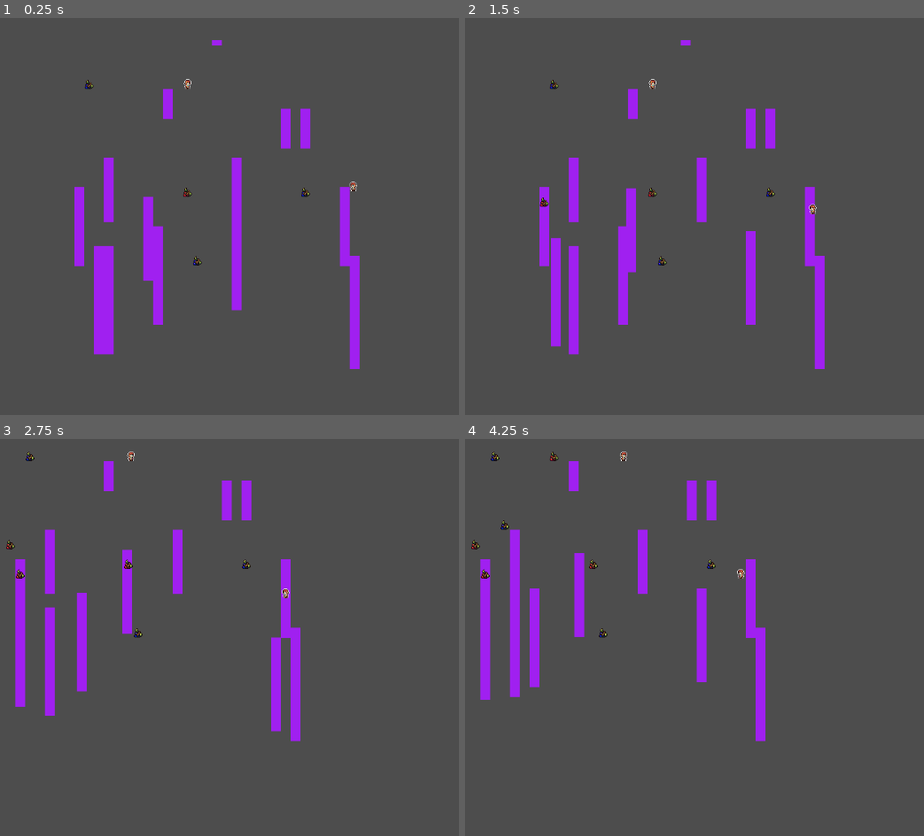
Above: before the commit, frames 1-4 (two rows, left to right).
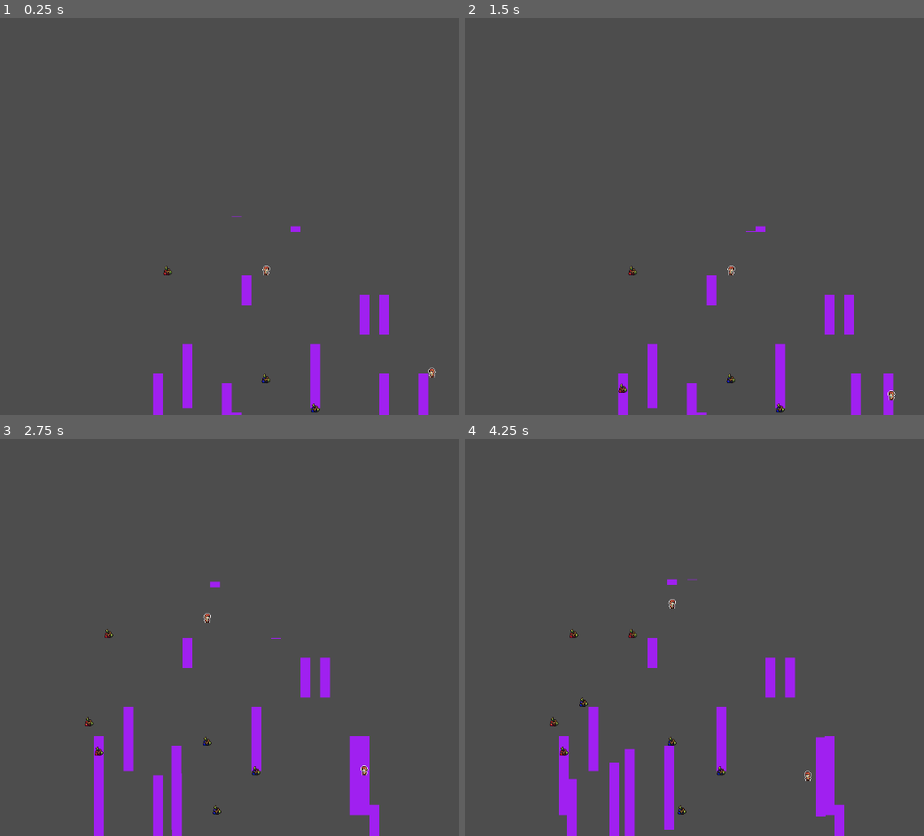
Above: after the commit, the same moments.

Repository: EcceMars/Distant-Sellsword
Game: Godot game, scene res://MAIN.tscn
The game is run twice, just before and just after one commit, with the same random seed, the same clock (stepped at 60 frames per second) and the same inputs.
Inputs (mouse positions are in pixels of both pictures, inside the frame that each line leads up to):
- Up to frame 1 (0.25 s): no input
- Up to frame 2 (1.5 s): move the mouse to (850, 196) at 0.52 s; hold D (move_right) 0.53-1.28 s; click (850, 196) at 0.6 s; move the mouse to (556, 236) at 1.27 s; hold S (move_down) from 1.28 s (still down); tap Middle mouse button (pan_camera) at 1.35 s
- Up to frame 3 (2.75 s): move the mouse to (302, 550) at 2.02 s; release S (move_down) at 2.03 s; hold D (move_right) from 2.03 s (still down); tap Space (space) at 2.1 s
- Up to frame 4 (4.25 s): move the mouse to (662, 716) at 2.77 s; release D (move_right) at 2.78 s; hold W (move_up) 2.78-3.53 s; tap Mouse wheel down (wheel_down) at 2.85 s; move the mouse to (910, 697) at 3.52 s; hold A (move_left) from 3.53 s (still down); tap Mouse wheel up (wheel_up) at 3.6 s

The runs differ from the first frame. In frame 1, 8.3% of the frame differs, in the area x 16-95%, y 5-100%; in frame 2, 8.2%; in frame 3, 9.7%; in frame 4, 10%, in the area x 1-83%, y 3-100%.

Commit message:
moving_on

Diff:
--- a/MAIN.gd
+++ b/MAIN.gd
@@ -23,7 +23,7 @@
 	# Spawn world entities
 	for _i:int in 8:  REG.AR_REG.spawn(ArchetypeRegistry.Type.TREE)
 	for _i:int in 4:  REG.AR_REG.spawn(ArchetypeRegistry.Type.VILLAGER)
-	for _i:int in 3:  REG.AR_REG.spawn(ArchetypeRegistry.Type.DUCK)
+	for _i:int in 4:  REG.AR_REG.spawn(ArchetypeRegistry.Type.DUCK)
 	for _i:int in 4:  REG.AR_REG.spawn(ArchetypeRegistry.Type.BERRY)
 
 	var player_uid:int = REG.AR_REG.spawn(ArchetypeRegistry.Type.ACTOR)
--- a/components/MemoryComponent.gd
+++ b/components/MemoryComponent.gd
@@ -16,7 +16,7 @@
 
 ## All currently remembered entities, keyed by their uid.
 var entries:Dictionary[int, MemoryEntry] = {}
-var focus_limit:int = 8
+var focus_limit:int = 32
 
 # Vision parameters
 var vision_range:float = 5.0 * REG.SCALE		## How far it sees
@@ -57,6 +57,47 @@
 		_evict_oldest()
 
 	entries[uid] = MemoryEntry.new(uid, relation, position, tick)
+## Forces the entity to scan its immediate surroundings and update memory
+## with all visible entities. Returns array of newly discovered uids.
+func look(owner_uid:int, current_tick:int) -> Array[int]:
+	var updated_uids:Array[int] = []
+
+	# Get owner's position and vision triangle
+	var mov:MovementComponent = REG.get_component(owner_uid, BaseComponent.Flag.MOVEMENT)
+	if not mov:
+		return updated_uids
+
+	var BEHAV_SYS:BehaviorSystem = REG.SYSTEMS.get("BehaviorSystem")
+	if not BEHAV_SYS:
+		return []
+
+	var vision_triangle:Triangle2D = build_vision_triangle(mov)
+
+	# Get all entities with visual components (visible things)
+	var visible_uids:Array[int] = REG.get_entities_by(BaseComponent.Flag.VISUAL)
+
+	for target_uid:int in visible_uids:
+		if target_uid == owner_uid:
+			continue  # Skip self
+
+		# Get target's position
+		var target_mov:MovementComponent = REG.get_component(target_uid, BaseComponent.Flag.MOVEMENT)
+		if not target_mov:
+			continue
+
+		# Check if target is within vision triangle
+		if not vision_triangle.has_point(target_mov.position):
+			continue
+
+		# Determine relation to target
+		var relation:Relation = BEHAV_SYS._classify(target_uid)
+
+		# Remember what we saw
+		remember(target_uid, relation, target_mov.position, current_tick)
+		updated_uids.append(target_uid)
+
+	last_update_tick = current_tick
+	return updated_uids
 ## Builds the vision [Triangle2D] for this entity based on its [MovementComponent].
 func build_vision_triangle(mov:MovementComponent)->Triangle2D:
 	var faces_right:bool = true
@@ -87,7 +128,7 @@
 ## Evicts the entry with the lowest [member MemoryEntry.last_tick].
 func _evict_oldest()->void:
 	var oldest_uid:int  = -1
-	var oldest_tick:int = 10_000
+	var oldest_tick:int = 100_000_000_000
 	for uid:int in entries:
 		if entries[uid].last_tick < oldest_tick:
 			oldest_tick = entries[uid].last_tick
@@ -115,3 +156,5 @@
 		relation		= _relation
 		last_position	= _position
 		last_tick		= _tick
+	func _to_string()->String:
+		return "%d (%d) was last seen at " % [uid, relation] + str(last_position)
--- a/components/StatsComponent.gd
+++ b/components/StatsComponent.gd
@@ -60,7 +60,7 @@
 	var message:String = get_script().get_global_name()
 	var list:Dictionary[String, float] = {}
 	if blood: list["Blood"] = blood.ratio()
-	if energy: list["Enery"] = energy.ratio()
+	if energy: list["Energy"] = energy.ratio()
 	if hunger: list["Hunger"] = hunger.ratio()
 	if thirst: list["Thrist"] = thirst.ratio()
 	return message + str(list)
--- a/components/VisualComponent.gd
+++ b/components/VisualComponent.gd
@@ -9,7 +9,9 @@
 
 var sprite:Node = null
 var sprite_type:SpriteType = SpriteType.DEBUG
+
 var queue_destroy:bool = false
+var destroy_time:float = 0.0
 
 ## Animation state (only used when sprite_type == ANIMATED)
 var current_animation:String = "idle"
--- a/components/behaviors/BaseBehavior.gd
+++ b/components/behaviors/BaseBehavior.gd
@@ -22,12 +22,12 @@
 @export_range(0.0, 1.0, 0.1) var priority:float = 0.1
 
 @export_category("Health cost")
-@export var blood:float = 0.5
-@export var energy:float = 0.01
-@export var hunger:float = 0.05
-@export var thirst:float = 0.01
+@export var blood:float = 0.00005
+@export var energy:float = 0.00001
+@export var hunger:float = 0.00005
+@export var thirst:float = 0.00001
 
-func get_priority()->float: return 0.0
+func get_priority(_uid:int)->float: return 0.0
 func act(_uid:int)->void: pass
 func on_enter()->void: pass
 func on_exit()->void: pass
--- a/components/behaviors/FleeBehavior.gd
+++ b/components/behaviors/FleeBehavior.gd
@@ -4,7 +4,9 @@
 
 func _init()->void:
 	behavior_name = "Flee"
-func get_priority()->float:
+	type = Type.FLEE
+	active = true
+func get_priority(_uid:int)->float:
 	if not active: return 0.0
 	return priority
 func activate(_uid:int)->void: pass
--- a/components/behaviors/IdleBehavior.gd
+++ b/components/behaviors/IdleBehavior.gd
@@ -5,8 +5,9 @@
 func _init()->void:
 	behavior_name = "Idle"
 	type = Type.IDLE
-
-func get_priority()->float:
+	priority = 0.1
+	active = true
+func get_priority(_uid:int)->float:
 	if not active: return 0.0
 	return priority
 func activate(_uid:int)->void: pass
--- a/components/behaviors/InputBehavior.gd
+++ b/components/behaviors/InputBehavior.gd
@@ -5,8 +5,8 @@
 func _init()->void:
 	behavior_name = "Input"
 	type = Type.INPUT
-
-func get_priority()->float:
+	active = true
+func get_priority(_uid:int)->float:
 	if not active: return 0.0
 	return priority
 func activate(_uid:int)->void: pass
--- a/components/behaviors/RestBehavior.gd
+++ b/components/behaviors/RestBehavior.gd
@@ -5,9 +5,9 @@
 func _init()->void:
 	behavior_name = "Rest"
 	type = Type.REST
-
-func get_priority()->float:
+	active = true
+func get_priority(_uid:int)->float:
 	if not active: return 0.0
 	return priority
 func activate(_uid:int)->void: pass
-func act(uid:int)->void: pass
+func act(_uid:int)->void: pass
--- a/components/behaviors/SeekFoodBehavior.gd
+++ b/components/behaviors/SeekFoodBehavior.gd
@@ -10,6 +10,9 @@
 ## How much thirst is restored on eating.
 const EAT_THIRST:float = 10.0
 
+const LOOK_AROUND_INTERVAL:float = 0.5
+var look_latency:float = 0.0
+
 ## UID of the food item currently being pursued. -1 means none.
 var _target_uid:int = -1
 
@@ -17,15 +20,16 @@
 	behavior_name = "SeekFood"
 	type = Type.SEEK_FOOD
 	priority = 0.0			# Computed dynamically in get_priority()
+	active = true
 ## Raises priority when the entity is hungry; returns 0 when inactive or well-fed.
 ## Outbids [WanderBehavior] (0.2) once hunger drops below 60 %.
-func get_priority() -> float:
+func get_priority(_uid:int)->float:
 	if not active:
 		return 0.0
+	#var stats:StatsComponent = REG.get_component(uid, REG.C_FLAGS.STATS)
+	#if not stats or not stats.hunger: return 0.0
+	#priority = 1.0 - stats.hunger.ratio()
 
-	# We need a uid to inspect — BehaviorSystem passes none here, so we scan.
-	# Priority is computed entity-agnostically: caller is expected to have called
-	# activate(uid) before the selection round. See [method activate].
 	return priority
 ## Called by BehaviorSystem before _select_behavior to let the behavior
 ## inspect its own entity and set a meaningful priority.
@@ -36,10 +40,8 @@
 		priority = 0.0
 		return
 
-	# Hunger ratio: 1.0 = full, 0.0 = starving.
-	# Kick in below 60 %, outbid Wander (0.2) below 40 %.
 	var hunger_ratio:float = stats.hunger.ratio()
-	if hunger_ratio < 0.6:
+	if hunger_ratio < 0.2:
 		priority = lerp(0.21, 0.9, 1.0 - hunger_ratio / 0.6)
 	else:
 		priority = 0.0
@@ -76,21 +78,49 @@
 		var mov_sys: MovementSystem = REG.SYSTEMS.get("MovementSystem")
 		if mov_sys:
 			mov_sys.add_move(uid, food_pos)
+## Performs the look-around behavior, turning if nothing found
+func _look_around(uid:int, mem:MemoryComponent)->bool:
+	# Perform the actual vision scan
+	var found:Array[int] = mem.look(uid, REG.tick)
 
+	# If we found something, reset latency and return true
+	if not found.is_empty():
+		look_latency = 0.0
+		return true
+
+	# Nothing found, accumulate look time
+	look_latency += REG.DELTA
+
+	# If we've been looking too long without finding anything, turn around
+	if look_latency >= LOOK_AROUND_INTERVAL:
+		var mov_component:MovementComponent = REG.get_component(uid, REG.C_FLAGS.MOVE)
+		if mov_component and mov_component.movable:
+			# Turn to face the opposite direction
+			mov_component.movable.faces_right = !mov_component.movable.faces_right
+			# Reset latency to start the look cycle again
+			look_latency = 0.0
+
+	return false
 ## Clears the cached target so this entity looks for a new one next tick.
 func on_exit() -> void:
 	_target_uid = -1
 ## Returns the UID of the closest FOOD memory entry, or -1 if none exist.
-func _nearest_food_uid(uid: int, mem: MemoryComponent) -> int:
-	var food_entries: Array[MemoryComponent.MemoryEntry] = \
+func _nearest_food_uid(uid:int, mem:MemoryComponent)->int:
+	var found_something:bool = _look_around(uid, mem)
+	var food_entries:Array[MemoryComponent.MemoryEntry] = \
 		mem.get_by_relation(MemoryComponent.Relation.FOOD)
 	if food_entries.is_empty():
 		return -1
 
-	var mov: MovementComponent = REG.get_component(uid, BaseComponent.Flag.MOVEMENT)
+	var mov:MovementComponent = REG.get_component(uid, BaseComponent.Flag.MOVEMENT)
+	if found_something:
+		if mov:
+			for entry:MemoryComponent.MemoryEntry in food_entries:
+					if entry.last_tick == REG.tick and _is_valid_target(entry.uid):
+						return entry.uid
+
 	if not mov:
-		return food_entries[0].uid
-
+		return food_entries[0].uid if food_entries else -1
 	var best_uid: int    = -1
 	var best_dist: float = INF
 
@@ -101,12 +131,11 @@
 		if dist < best_dist:
 			best_dist = dist
 			best_uid  = entry.uid
-
 	return best_uid
 
 ## Returns the best known world position for [param food_uid]:
 ## the live entity position if available, otherwise the last-seen memory position.
-func _food_position(food_uid: int, mem: MemoryComponent) -> Vector2:
+func _food_position(food_uid:int, mem:MemoryComponent) -> Vector2:
 	var live_pos: Vector2 = REG.get_ent_position(food_uid)
 	if live_pos != -Vector2.ONE:
 		return live_pos
@@ -116,22 +145,31 @@
 	return Vector2.ZERO
 
 ## Returns true if [param food_uid] still refers to a living item entity.
-func _is_valid_target(food_uid: int) -> bool:
+func _is_valid_target(food_uid:int)->bool:
 	if food_uid == -1:
 		return false
-	return REG.has_components(food_uid, BaseComponent.Flag.ITEM)
+	var item:ItemComponent = REG.get_component(food_uid, BaseComponent.Flag.ITEM)
+	return item != null
 
 ## Restores stats and destroys the food entity.
 func _eat(eater_uid:int, food_uid:int) -> void:
-	var stats: StatsComponent = REG.get_component(eater_uid, BaseComponent.Flag.STATS)
+	var stats:StatsComponent = REG.get_component(eater_uid, BaseComponent.Flag.STATS)
 	if stats:
 		if stats.energy: stats.energy.recover(EAT_ENERGY)
 		if stats.hunger: stats.hunger.recover(EAT_HUNGER)
 		if stats.thirst: stats.thirst.recover(EAT_THIRST)
 	# Forget the entry so memory stays consistent
-	var mem: MemoryComponent = REG.get_component(eater_uid, BaseComponent.Flag.MEMORY)
+	var mem:MemoryComponent = REG.get_component(eater_uid, BaseComponent.Flag.MEMORY)
 	if mem:
 		mem.forget(food_uid)
+	var food_vis:VisualComponent = REG.get_component(food_uid, REG.C_FLAGS.VISUAL)
+	if food_vis:
+		var ANI_SYS:AnimationSystem = REG.SYSTEMS.get("AnimationSystem")
+		if ANI_SYS:
+			_consume_food(food_vis, ANI_SYS)
+func _consume_food(food_vis:VisualComponent, ANI_SYS:AnimationSystem)->void:
+	ANI_SYS._shake_sprite(food_vis.sprite)
+	ANI_SYS.burst_particles(food_vis.sprite)
 
-	REG.destroy_entity(food_uid)
-	print(food_uid, " is being consumed...")
+	food_vis.destroy_time = 0.5
+	food_vis.queue_destroy = true
--- a/components/behaviors/WanderBehavior.gd
+++ b/components/behaviors/WanderBehavior.gd
@@ -11,8 +11,9 @@
 	behavior_name = "Wander"
 	type = Type.WANDER
 	priority = 0.2
+	active = true
 
-func get_priority()->float:
+func get_priority(_uid:int)->float:
 	if not active: return 0.0
 	return priority
 func act(uid:int)->void:
--- a/registries/BehaviorRegistry.gd
+++ b/registries/BehaviorRegistry.gd
@@ -6,11 +6,12 @@
 const BEHAV_CFLAG:BaseComponent.Flag = BaseComponent.Flag.BEHAVIOR
 
 var BEHAVIORS:Dictionary[BaseBehavior.Type, GDScript] = {
-	BaseBehavior.Type.FLEE:		FleeBehavior,
-	BaseBehavior.Type.IDLE:		IdleBehavior,
-	BaseBehavior.Type.INPUT:	InputBehavior,
-	BaseBehavior.Type.REST:		RestBehavior,
-	BaseBehavior.Type.WANDER:	WanderBehavior,
+	BaseBehavior.Type.FLEE:			FleeBehavior,
+	BaseBehavior.Type.IDLE:			IdleBehavior,
+	BaseBehavior.Type.INPUT:		InputBehavior,
+	BaseBehavior.Type.REST:			RestBehavior,
+	BaseBehavior.Type.SEEK_FOOD:	SeekFoodBehavior,
+	BaseBehavior.Type.WANDER:		WanderBehavior,
 }
 
 ## Cache for behavior instances
--- a/registries/REGISTRY.gd
+++ b/registries/REGISTRY.gd
@@ -5,6 +5,8 @@
 enum C_FLAGS {
 	ANIM = BaseComponent.Flag.ANIMATION_STATE,
 	BEHAV = BaseComponent.Flag.BEHAVIOR,
+	ITEM = BaseComponent.Flag.ITEM,
+	MEMORY = BaseComponent.Flag.MEMORY,
 	MOVE = BaseComponent.Flag.MOVEMENT,
 	STATS = BaseComponent.Flag.STATS,
 	VISUAL = BaseComponent.Flag.VISUAL
@@ -84,6 +86,13 @@
 ## Uses swap-and-pop pattern for O(1) removal.
 func destroy_entity(uid:int)->void:
 	if not _is_valid_entity(uid): return
+
+	var item:ItemComponent = get_component(uid, C_FLAGS.ITEM)
+	if item:
+		IT_REG.unregister_item(uid)
+	var visual:VisualComponent = get_component(uid, C_FLAGS.VISUAL)
+	if visual:
+		visual.clear()
 
 	# Get the last entity's data
 	var last_uid:int = _open_uid - 1
--- a/systems/AnimationSystem.gd
+++ b/systems/AnimationSystem.gd
@@ -45,3 +45,61 @@
 
 	# Default to idle
 	return AC_STATE.IDLE
+func _shake_sprite(sprite:Node2D, duration:float = 0.2, intensity:float = 5.0)->void:
+	if not sprite or not sprite.is_inside_tree() or not sprite.position: return
+
+	var original_position:Vector2 = sprite.position
+	var elapsed:float = 0.0
+
+	# Create a tween for the shake effect
+	var tween:Tween = REG.CANVAS.create_tween()
+	tween.set_parallel(true)
+
+	# Shake by randomly offsetting position over time
+	while elapsed < duration:
+		var offset:Vector2 = Vector2(
+			randf_range(-intensity, intensity),
+			randf_range(-intensity, intensity)
+		)
+		tween.tween_property(sprite, "position", original_position + offset, 0.05)
+		elapsed += 0.05
+
+	# Return to original position
+	tween.tween_property(sprite, "position", original_position, 0.05)
+func burst_particles(sprite:Node2D, color:Color = Color.RED, amount:int = 8) -> void:
+	if not sprite or not sprite.is_inside_tree() or not sprite.position: return
+
+	# Create a temporary particles node
+	var particles:GPUParticles2D = GPUParticles2D.new()
+
+	# Create a simple particle material
+	var material:ParticleProcessMaterial = ParticleProcessMaterial.new()
+	material.color = color
+	material.direction = Vector3.UP * -1  # Spread upward
+	material.spread = 180.0  # Spread in all directions
+	material.gravity = Vector3(0, 200, 0)  # Slight downward gravity
+	material.initial_velocity_min = 50.0
+	material.initial_velocity_max = 100.0
+	material.scale_min = 0.5
+	material.scale_max = 1.5
+
+	# Configure the particles node
+	particles.process_material = material
+	particles.amount = amount
+	particles.explosiveness = 1.0  # Burst all at once
+	particles.one_shot = true
+	particles.lifetime = 0.8
+
+	# Set position to the visual component's location
+	if sprite:
+		particles.position = sprite.position + Vector2(8, 8)  # Center of 16x16 sprite
+	else:
+		particles.position = Vector2(16, 16)  # Default position
+
+	# Add to scene and emit
+	REG.CANVAS.add_child(particles)
+	particles.emitting = true
+
+	# Clean up when done
+	await REG.CANVAS.get_tree().create_timer(particles.lifetime + 0.1).timeout
+	particles.queue_free()
--- a/systems/BehaviorSystem.gd
+++ b/systems/BehaviorSystem.gd
@@ -5,10 +5,11 @@
 ## How many ticks between perception updates, keyed by behavior type.
 ## Entities with no memory, or with INPUT behavior, skip perception entirely.
 const PERCEPTION_INTERVALS:Dictionary = {
-	BaseBehavior.Type.REST:		40,
-	BaseBehavior.Type.IDLE:		20,
-	BaseBehavior.Type.WANDER:	10,
-	BaseBehavior.Type.FLEE:		2,
+	BaseBehavior.Type.REST:			40,
+	BaseBehavior.Type.IDLE:			10,
+	BaseBehavior.Type.SEEK_FOOD:	2,
+	BaseBehavior.Type.WANDER:		10,
+	BaseBehavior.Type.FLEE:			2,
 	}
 
 const MEMORY_FLAG:	BaseComponent.Flag = BaseComponent.Flag.MEMORY
@@ -27,7 +28,7 @@
 
 		_update_perception(uid, behav)
 		_activate_all(uid, behav)
-		_select_behavior(behav)
+		_select_behavior(uid, behav)
 		behav.active_behavior.act(uid)
 ## Calls [method BaseBehavior.activate] on every behavior the entity owns,
 ## so each can update its priority before [method _select_behavior] runs.
@@ -75,6 +76,7 @@
 
 		var relation:MemoryComponent.Relation = _classify(candidate_uid)
 		mem.remember(candidate_uid, relation, world_pos, REG.tick)
+		#print(mem.entries.get(candidate_uid))
 ## Classifies a candidate entity into a [enum MemoryComponent.Relation].
 ## Items are FOOD; everything else starts as NEUTRAL.
 func _classify(candidate_uid:int)->MemoryComponent.Relation:
@@ -82,14 +84,15 @@
 		return MemoryComponent.Relation.FOOD
 	return MemoryComponent.Relation.NEUTRAL
 ## Selects the highest-priority behavior and swaps if it has changed.
-func _select_behavior(behav:BehaviorComponent)->void:
+func _select_behavior(uid:int, behav:BehaviorComponent)->void:
 	var best:BaseBehavior = null
 	var best_priority:float = -1.0
 
 	for type:BaseBehavior.Type in behav.behaviors:
+
 		var candidate:BaseBehavior = behav.behaviors[type]
 		if not candidate: continue
-		var p:float = candidate.get_priority()
+		var p:float = candidate.get_priority(uid)
 		if p > best_priority:
 			best_priority = p
 			best = candidate
--- a/systems/VisualSystem.gd
+++ b/systems/VisualSystem.gd
@@ -14,9 +14,12 @@
 	for uid:int in uids:
 		var component:VisualComponent = REG.get_component(uid, VIS_FLAG)
 		if component and component.queue_destroy:
-			component.sprite.queue_free()
-			REG.visual_nodes.erase(component.sprite)
-			REG.delete_component(uid, VIS_FLAG)
+			if component.destroy_time <= 0:
+				component.sprite.queue_free()
+				REG.visual_nodes.erase(component.sprite)
+				REG.destroy_entity(uid)
+			else:
+				component.destroy_time -= REG.DELTA
 ## Update sprite positions to [MovementComponent]
 func _update_positions()->void:
 	var uids:Array[int] = REG.get_entities_by(VIS_FLAG | MOV_FLAG)
--- a/tools/EntityArchetype.gd
+++ b/tools/EntityArchetype.gd
@@ -42,6 +42,7 @@
 	if data.behavior_keys.size() > 0:	_add_behavior(uid)
 	if data.has_information:			_add_information(uid)
 	if data.has_memory:					_add_memory(uid)
+	if data.is_item:					_add_item_condition(uid, data.item_type)
 
 	_post_build(uid)
 	return uid
@@ -99,6 +100,8 @@
 		data.vision_range,
 		data.vision_width
 	))
+func _add_item_condition(uid:int, item_type:String)->void:
+	REG.add_component(uid, ItemComponent.new(item_type))
 ## Returns a random unoccupied world position snapped to the grid.
 ## Falls back to [constant Vector2.ZERO] after 16 failed attempts.
 func _random_position()->Vector2:
@@ -145,7 +148,10 @@
 	var has_animations:bool = false
 	var has_information:bool = false
 	var has_memory:bool = false
+	var is_item:bool = false
 	## Memory
 	var memory_focus_limit:int = 8
 	var vision_range:float = 5.0 * REG.SCALE
 	var vision_width:float = 2.0 * REG.SCALE
+	## Item
+	var item_type:String = "Generic"
--- a/tools/archetypes/BerryItemType.gd
+++ b/tools/archetypes/BerryItemType.gd
@@ -5,6 +5,8 @@
 func _init()->void:
 	label = "RedBerries"
 	data.sprite_type = VisualComponent.SpriteType.STATIC
+	data.is_item = true
+	data.item_type = "FOOD"
 
 func _prepare() -> void:
 	data.sprite_key = ["red_berries", "blue_berries"].pick_random()
